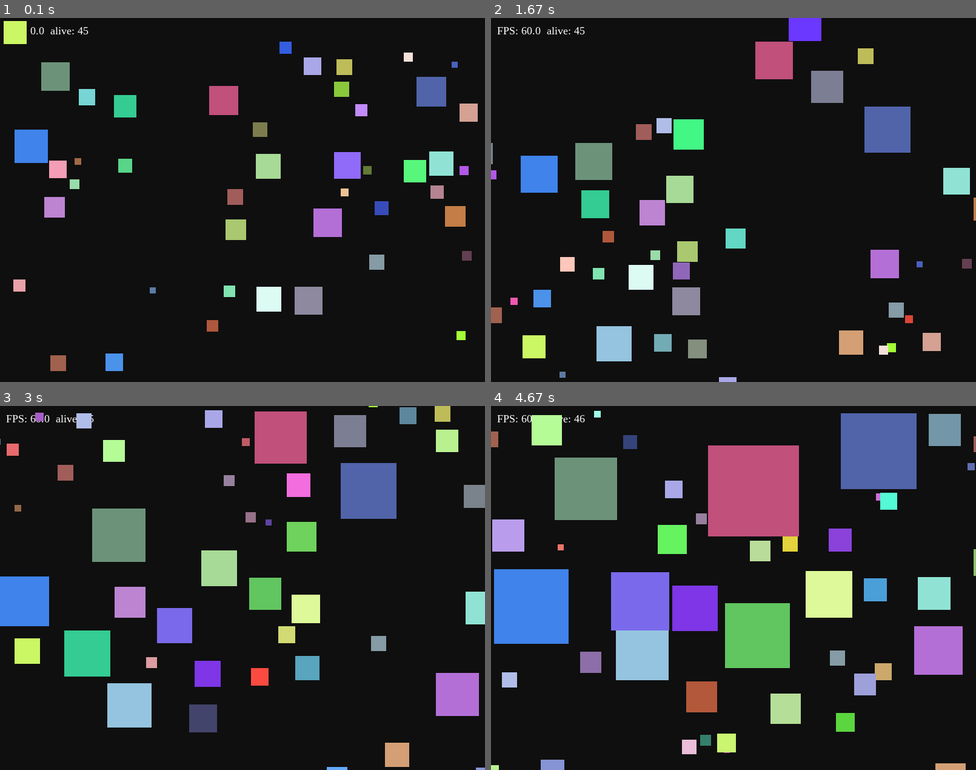
Above: before the commit, frames 1-4 (two rows, left to right).
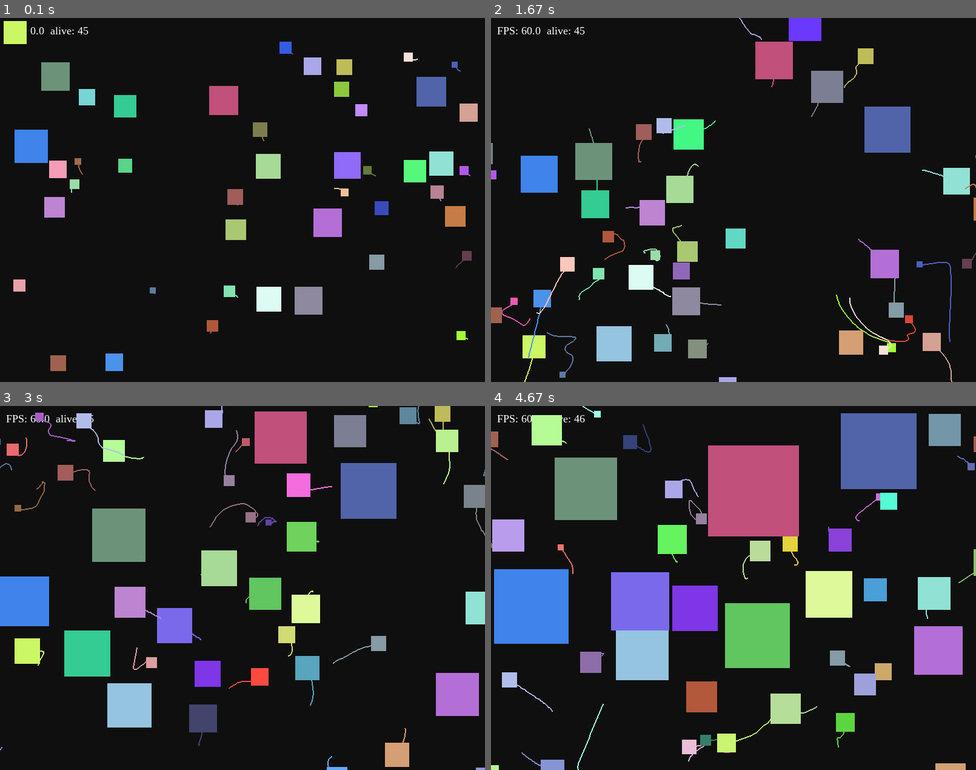
Above: after the commit, the same moments.

Repository: afinakholidi67/lab8-pygame
Game: pygame game, started from main.py
Same seed, same stepped clock (60 frames per second), same inputs: the game is played once before the commit and once after it.
Inputs:
- Up to frame 1 (0.1 s): no input
- Up to frame 2 (1.67 s): no input
- Up to frame 3 (3 s): no input
- Up to frame 4 (4.67 s): no input

The runs differ from the first frame. In frame 1, less than 0.1% of the frame differs, in the area x 14-97%, y 9-89%; in frame 2, 0.7%, in the area x 2-100%, y 0-100%; in frame 3, 0.5%; in frame 4, 0.4%.

Commit message:
exam: q7 - trails

Diff:
--- a/main.py
+++ b/main.py
@@ -15,10 +15,12 @@
 HUNT_RADIUS = 120.0
 SPAWN_INTERVAL = 3.0
 MAX_GROWTH_SIZE = 150.0
+TRAILS_LENGTH = 30
+TEST_MODE_ON = True
+
 
 
 Square = dict[str, float | tuple[int, int, int]]
-
 
 def create_square(size: float = None) -> Square:
     size = random.randint(MIN_SIZE, MAX_SIZE)
@@ -35,7 +37,9 @@
         "color": (random.randint(50, 255), random.randint(50, 255), random.randint(50, 255)),
         "dead": 0.0,
         "life": float(random.uniform(30.0, 180.0)),
+        "history": []
     }
+
 
 def init_squares() -> list[Square]:
     squares = []
@@ -94,6 +98,11 @@
     closest_prey = None
     min_threat_dist = THREAT_RADIUS
     min_prey_dist = HUNT_RADIUS
+    center = (x + size/2, y + size/2)
+    square["history"].append(center)
+    if len(square["history"]) > TRAILS_LENGTH:
+        square["history"].pop(0)
+
 
     for other in all_squares:
         if other is square:
@@ -180,7 +189,18 @@
     y = int(square["y"])
     size = int(square["size"])
     color = square["color"]
+    history = square["history"]
+    for i in range(len(history) - 1):
+            p1 = history[i]
+            p2 = history[i+1]
+            dist = math.hypot(p1[0] - p2[0], p1[1] - p2[1])
+            if dist < WIDTH / 2:
+                pygame.draw.line(screen, color, p1, p2, 2)
+    x = int(square["x"])
+    y = int(square["y"])
+    size = int(square["size"])
     pygame.draw.rect(screen, color, (x, y, size, size))
+
 
 
 def main() -> None:
Not shown, changed: MY_EXAM.md
